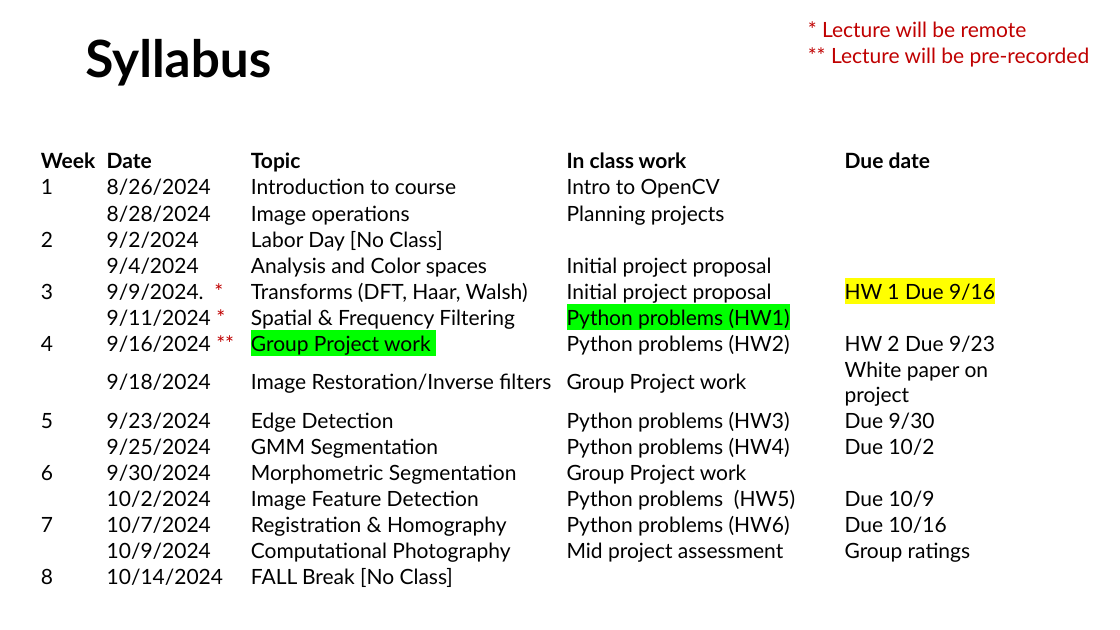
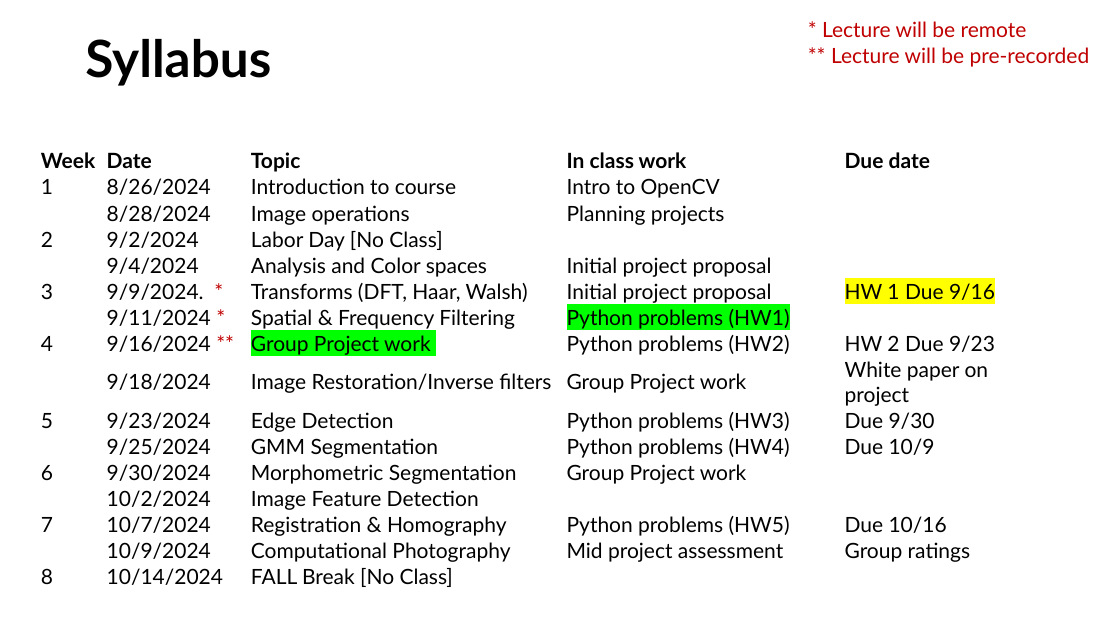
Before and after one commit to SSOE-ECE1390/LecturePowerPoints, a slide deck: slide 2 of ECE1390_Homework.pptx. Drawn at 1120x630 pixels with LibreOffice and Linux fonts; fonts in the diff are those of the drawing. Boxes give left, top, right and bottom in pixels: in the first picture for what was removed or moved away, otherwise in the second. Text is boxed around its words. In the diff, an @@ line names an element or a change of style, - is before the commit and + after.

```diff
--- a/ECE1390_Homework.pptx
+++ b/ECE1390_Homework.pptx
@@ table at [40,148,1057,591] @@
-row 11, column 5: Due 10/2
+row 11, column 5: Due 10/9
-row 13, column 4: Python problems (HW5)
+row 13, column 4: 
-row 13, column 5: Due 10/9
+row 13, column 5: 
-row 14, column 4: Python problems (HW6)
+row 14, column 4: Python problems (HW5)
```
Also in this commit, not shown: 1 other slide changed, 12 other files.
